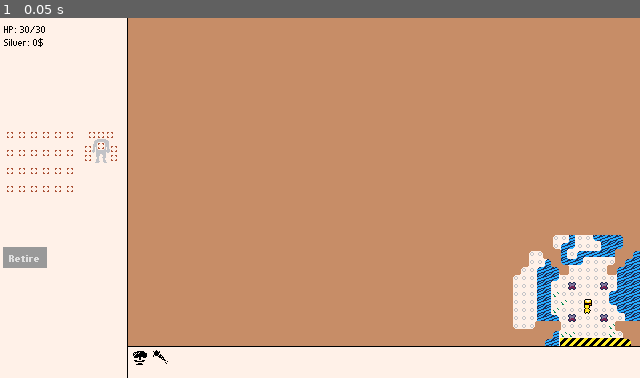
Above: before the commit, frame 1.
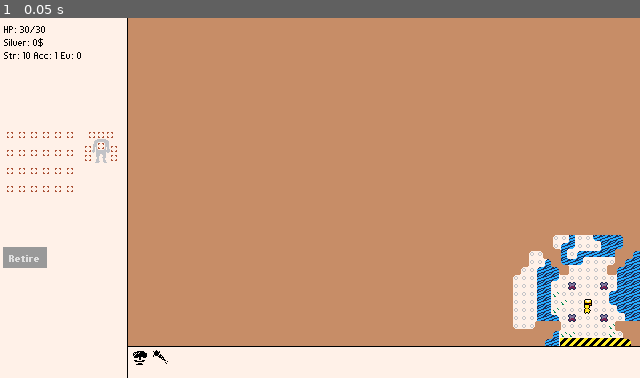
Above: after the commit, the same moment.

Repository: rsaarelm/azoth
Game: Godot game, scene res://game_screen.tscn
Same seed, same stepped clock (60 frames per second), same inputs: the game is played once before the commit and once after it.
Inputs:
- Up to frame 1 (0.05 s): no input

The runs differ from the first frame. In frame 1, less than 0.1% of the frame differs, in the area x 0-13%, y 9-12%.

Commit message:
Equipment modifies player stats

Diff:
--- a/armory/helmet.tres
+++ b/armory/helmet.tres
@@ -12,4 +12,5 @@
 name = "helmet"
 icon = SubResource("AtlasTexture_kswcj")
 kind = 4
+power = 2
 metadata/_custom_type_script = "uid://cvp6gdct0efso"
--- a/armory/item_data.gd
+++ b/armory/item_data.gd
@@ -80,3 +80,21 @@
 		Kind.RING,
 		Kind.TWO_HANDED_WEAPON,
 	]
+
+
+func is_armor() -> bool:
+	return kind in [
+		Kind.ARMOR,
+		Kind.HELMET,
+		Kind.CLOAK,
+		Kind.AMULET,
+		Kind.SHIELD,
+		Kind.RING,
+	]
+
+
+func is_weapon() -> bool:
+	return kind in [
+		Kind.WEAPON,
+		Kind.TWO_HANDED_WEAPON,
+	]
--- a/armory/mail.tres
+++ b/armory/mail.tres
@@ -12,4 +12,5 @@
 name = "mail"
 icon = SubResource("AtlasTexture_kswcj")
 kind = 3
+power = 5
 metadata/_custom_type_script = "uid://cvp6gdct0efso"
--- a/armory/sword.tres
+++ b/armory/sword.tres
@@ -12,4 +12,5 @@
 name = "sword"
 icon = SubResource("AtlasTexture_kswcj")
 kind = 7
+power = 5
 metadata/_custom_type_script = "uid://cvp6gdct0efso"
--- a/bestiary/mob.gd
+++ b/bestiary/mob.gd
@@ -46,6 +46,14 @@
 
 ## How well can the mob evade attacks.
 @export var evasion := 0
+
+# Derived stats.
+# ALWAYS USE THESE FOR RULE LOGIC
+# The base stats with the regular names are for the base mob.
+# Derived stats have equipment properties and other effects applied to them.
+var _strength := strength
+var _accuracy := accuracy
+var _evasion := evasion
 
 ## "Inverse hitpoints", set up so it's easy to reset by setting it to zero.
 ##
@@ -68,6 +76,17 @@
 			posmod(position.y as int, Area.CELL_SIZE),
 		)
 		position = Vector2(value * Area.CELL_SIZE + offset)
+
+var equipment := Equipment.new():
+	set(value):
+		if equipment:
+			# Disconnect old signal.
+			equipment.contents_changed.disconnect(recompute_stats)
+		equipment = value
+		if equipment:
+			# Connect new signal
+			equipment.contents_changed.connect(recompute_stats)
+		recompute_stats()
 
 var _goal := Goal.NONE
 
@@ -304,8 +323,8 @@
 	# fire.
 	var target = area.mob_at(cell + vec)
 	if target:
-		if Util.odds(accuracy - target.evasion):
-			target.take_damage(self.strength)
+		if Util.odds(_accuracy - target._evasion):
+			target.take_damage(self._strength)
 		# TODO: Some animation when the mob is missed, mob jumps to the side or sth
 		return true
 	return false
@@ -328,12 +347,19 @@
 
 		if is_enemy():
 			# Drop cash.
-			var payout = max(1, int(strength * randf_range(0.5, 2.0)))
+			var payout = max(1, int(challenge_rating() * randf_range(0.5, 2.0)))
 			ItemNode.new(Item.make_coins(payout)).drop(cell)
 
 			Game.on_enemy_killed(self)
 
 		# Add more death logic as needed
+
+
+## Return how powerful a mob is considered to be for kill rewards etc.
+func challenge_rating() -> int:
+	# NB. Use base strength here, not the derived one, because we're looking at
+	# the base mob's rating.
+	return strength
 
 
 func has_trait(_trait: CreatureTrait) -> bool:
@@ -347,6 +373,23 @@
 	area.kind(pos + Vector2i(-1, 0)) == Area.Kind.ALTAR or \
 	area.kind(pos + Vector2i(0, 1)) == Area.Kind.ALTAR or \
 	area.kind(pos + Vector2i(0, -1)) == Area.Kind.ALTAR
+
+
+## Compute derived stats from base stats.
+func recompute_stats():
+	_strength = strength
+	_accuracy = accuracy
+	_evasion = evasion
+
+	for s in equipment.slot:
+		var item = equipment.slot[s]
+		if item.data.is_armor():
+			_evasion += item.data.power
+		elif item.data.is_weapon():
+			_strength += item.data.power
+			# XXX: Get a plus-something to accuracy for
+			# powerful weapons. This could use more thinking.
+			_accuracy += item.data.power / 4
 
 #endregion
 
--- a/equipment.gd
+++ b/equipment.gd
@@ -17,18 +17,6 @@
 @export_storage var slot: Dictionary
 
 signal contents_changed
-
-
-## Apply the effects of the equipment set to a mob.
-func apply_to(_mob: Mob):
-	# * Reset mob's derived stats to ones derived from the base creature data.
-	# Same effect can come from both spell effects and equipment, should handle
-	# equipping and unequipping correctly, ie, keep going as long as spell
-	# lasts even if effect item was unequipped.
-
-	# * Add the effects of each equipped item to entity, need some iteration
-	# scheme here to keep code nice.
-	pass
 
 
 func unequip(s: Equipment.EquipSlot) -> Variant:
--- a/game.gd
+++ b/game.gd
@@ -226,6 +226,9 @@
 	player.health = state.player_stats.health
 	player.strength = 10 + state.player_stats.might
 
+	# Link persistent equipment struct to player
+	player.equipment = state.equipment
+
 	return player
 
 
--- a/game_screen.tscn
+++ b/game_screen.tscn
@@ -26,6 +26,7 @@
 		# Add indicator if you have enough cash to level up
 		if Game.player_cash() >= Rules.level_up_cost(Game.player_level() + 1):
 			text += \"*\"
+		text += \"\\nStr: \" + str(pc._strength) + \" Acc: \" + str(pc._accuracy) + \" Ev: \" + str(pc._evasion)
 "
 
 [sub_resource type="StyleBoxFlat" id="StyleBoxFlat_viusa"]
